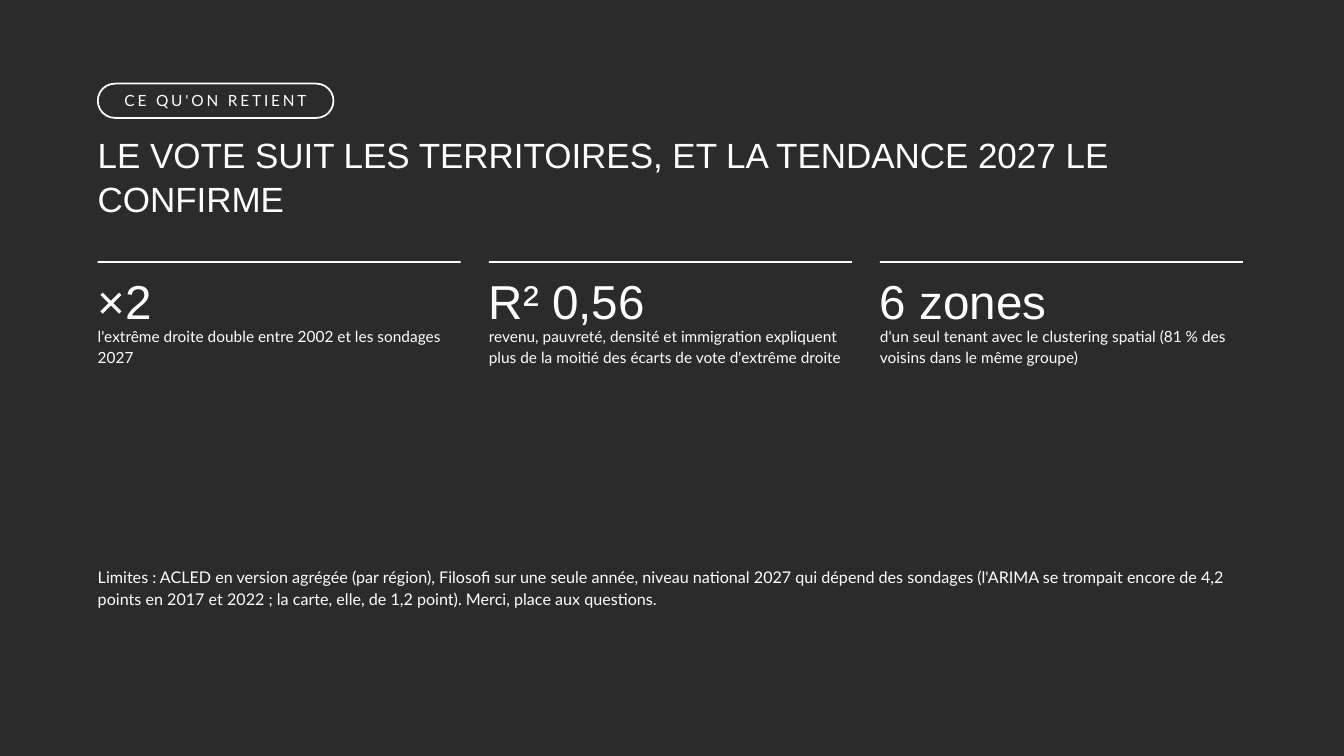
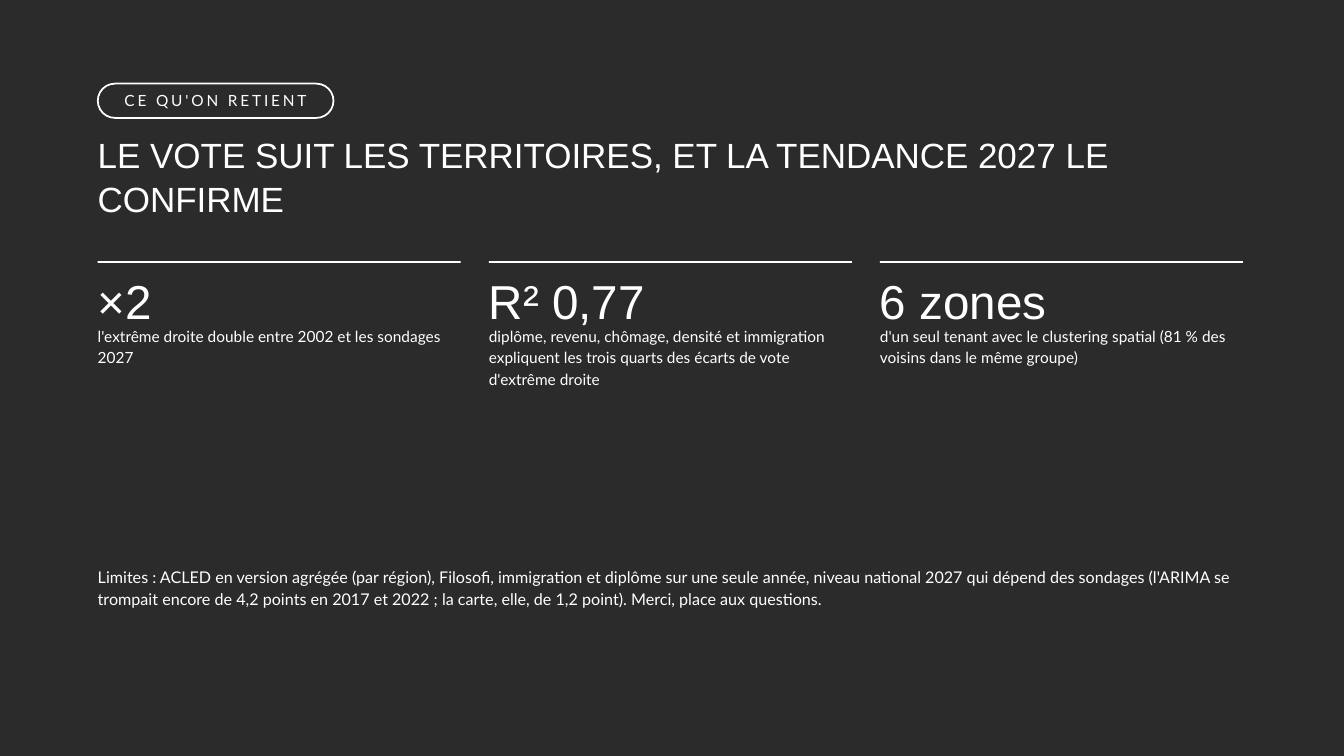
Before and after one commit to TazBrks/presidentielles-france-2027, a slide deck: slide 13 of docs/BOURKHIS_slides.pptx. Drawn at 1344x756 pixels with LibreOffice and Linux fonts; fonts in the diff are those of the drawing; background and template pictures are left out; a plain dark background stands for a picture behind light text. Boxes give left, top, right and bottom in pixels: in the first picture for what was removed or moved away, otherwise in the second. Text is boxed around its words. In the diff, an @@ line names an element or a change of style, - is before the commit and + after.

Commit message:
Slides : âge, chômage et diplôme (Apriori, R² 0,77)

```diff
--- a/docs/BOURKHIS_slides.pptx
+++ b/docs/BOURKHIS_slides.pptx
@@ text at (489,285,644,325): text changed @@
-R² 0,56
+R² 0,77
@@ text at (489,330,825,385): text changed @@
-revenu, pauvreté, densité et immigration expliquent plus de la moitié des écarts de vote d'extrême droite
+diplôme, revenu, chômage, densité et immigration expliquent les trois quarts des écarts de vote d'extrême droite
@@ text at (98,570,1229,608): text changed @@
-Limites : ACLED en version agrégée (par région), Filosofi sur une seule année, niveau national 2027 qui dépend des sondages (l'ARIMA se trompait encore de 4,2 points en 2017 et 2022 ; la carte, elle, de 1,2 point). Merci, place aux questions.
+Limites : ACLED en version agrégée (par région), Filosofi, immigration et diplôme sur une seule année, niveau national 2027 qui dépend des sondages (l'ARIMA se trompait encore de 4,2 points en 2017 et 2022 ; la carte, elle, de 1,2 point). Merci, place aux questions.
```
Also in this commit, not shown: 3 other slides changed, 1 other file.
